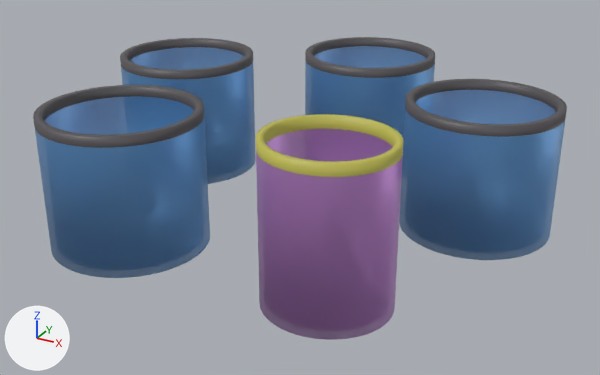
A saved change to the Blender file assets/blender/cool_bucket.blend.
The view is the same before and after, from a 50 mm lens placed at (6.35, -11.59, 5.11), pointed at (0.06, -0.15, -0.61). Lighting does not change. The marker at lower left points along +X, +Y and +Z. The older version comes first. Objects named as collision shapes, trigger or cutter boxes, shadow casters or lower levels of detail are left out.
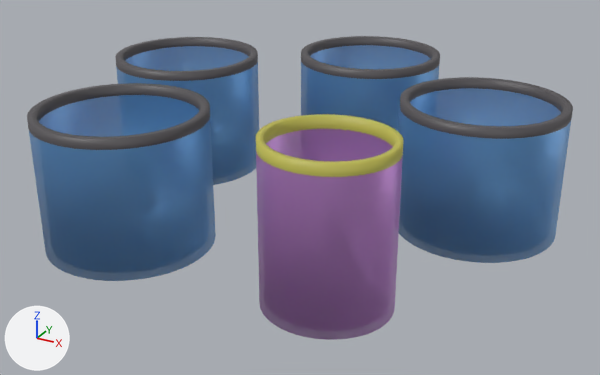
Where the newer file only moved an object's origin or applied its transform, the numbers keep the older frame.

Patch to the scene script:
```diff
--- a/assets/blender/cool_bucket.blend.py
+++ b/assets/blender/cool_bucket.blend.py
@@ me_cylinder_001 @@
 # used by ob_cylinder_001; parent = ob_bucketmeshes; location = (-0.0387, 2.823, -0.0279); scale = (1.12, 1.12, 1.09)
-me_cylinder_001.from_pydata(...)  # 384 vertices, 322 faces; spans x -1.11..1.11, y -1.11..1.11, z -1.0..1.0
+me_cylinder_001.from_pydata(...)  # 384 vertices, 322 faces; spans x -1.24..1.24, y -1.24..1.24, z -1.09..1.09
+# me_cylinder_001 part 1: the whole mesh is scaled about its middle by (1.12, 1.12, 1.09)
 me_cylinder_001.materials.append(mat_clearermaterial)
@@ me_cylinder_005 @@
+me_cylinder_005.from_pydata(...)  # 384 vertices, 322 faces; spans x -1.24..1.24, y -1.24..1.24, z -1.09..1.09
+me_cylinder_005.polygons.foreach_set('use_smooth', [True] * 322)
+# faces by material slot: [130, 192]
+me_cylinder_005.materials.append(mat_clearermaterial)  # blue #70aee7
+me_cylinder_005.materials.append(mat_topmaterial)  # dark grey #535053
@@ me_cylinder_003 @@
+me_cylinder_003 = me_cylinder_005.copy(); me_cylinder_003.name = 'Cylinder.003'
@@ me_cylinder_004 @@
+me_cylinder_004 = me_cylinder_005.copy(); me_cylinder_004.name = 'Cylinder.004'
@@ ob_cylinder_001 @@
-ob_cylinder_001 = bpy.data.objects.new('Cylinder.001', me_cylinder_001)
+ob_cylinder_001 = bpy.data.objects.new('Cylinder.001', me_cylinder_004)
 ob_cylinder_001.parent = ob_bucketmeshes
 ob_cylinder_001.location = (-0.0387, 2.823, -0.0279)
-ob_cylinder_001.scale = (1.12, 1.12, 1.09)
+ob_cylinder_001.scale = (1.07, 1.07, 1.0)
@@ ob_cylinder_002 @@
-ob_cylinder_002 = bpy.data.objects.new('Cylinder.002', me_cylinder_001)
+ob_cylinder_002 = bpy.data.objects.new('Cylinder.002', me_cylinder_003)
 ob_cylinder_002.parent = ob_bucketmeshes
 ob_cylinder_002.location = (2.838, 0.851, -0.00615)
-ob_cylinder_002.scale = (1.12, 1.12, 1.09)
+ob_cylinder_002.scale = (1.07, 1.07, 1.0)
@@ ob_cylinder_003 @@
-ob_cylinder_003 = bpy.data.objects.new('Cylinder.003', me_cylinder_001)
+ob_cylinder_003 = bpy.data.objects.new('Cylinder.003', me_cylinder_005)
 ob_cylinder_003.parent = ob_bucketmeshes
 ob_cylinder_003.location = (-2.947, 0.897, 0.023)
-ob_cylinder_003.scale = (1.12, 1.12, 1.09)
+ob_cylinder_003.scale = (1.07, 1.07, 1.0)
@@ ob_cylinder_004 @@
 ob_cylinder_004.location = (-1.703, -2.508, 0.111)
-ob_cylinder_004.scale = (1.12, 1.12, 1.09)
+ob_cylinder_004.scale = (1.07, 1.07, 1.0)
```

What differs and where, as boxes [x1, y1, x2, y2] in the pictures (600 x 375 px; the box of a moved part takes in the faces that stretch with it):
'Cylinder.004', rescaled (7% wider): before [33, 85, 210, 278]; after [27, 83, 216, 281]
'Cylinder.002', reshaped, rescaled: before [399, 79, 567, 260]; after [398, 77, 573, 263]
'Cylinder.003', reshaped, rescaled: before [120, 38, 256, 184]; after [115, 37, 259, 185]
'Cylinder.001', reshaped, rescaled: before [305, 37, 435, 139]; after [301, 36, 440, 131]
part 1 of me_cylinder_001, moved or reshaped: before [33, 37, 567, 278]; after [27, 83, 216, 281]
